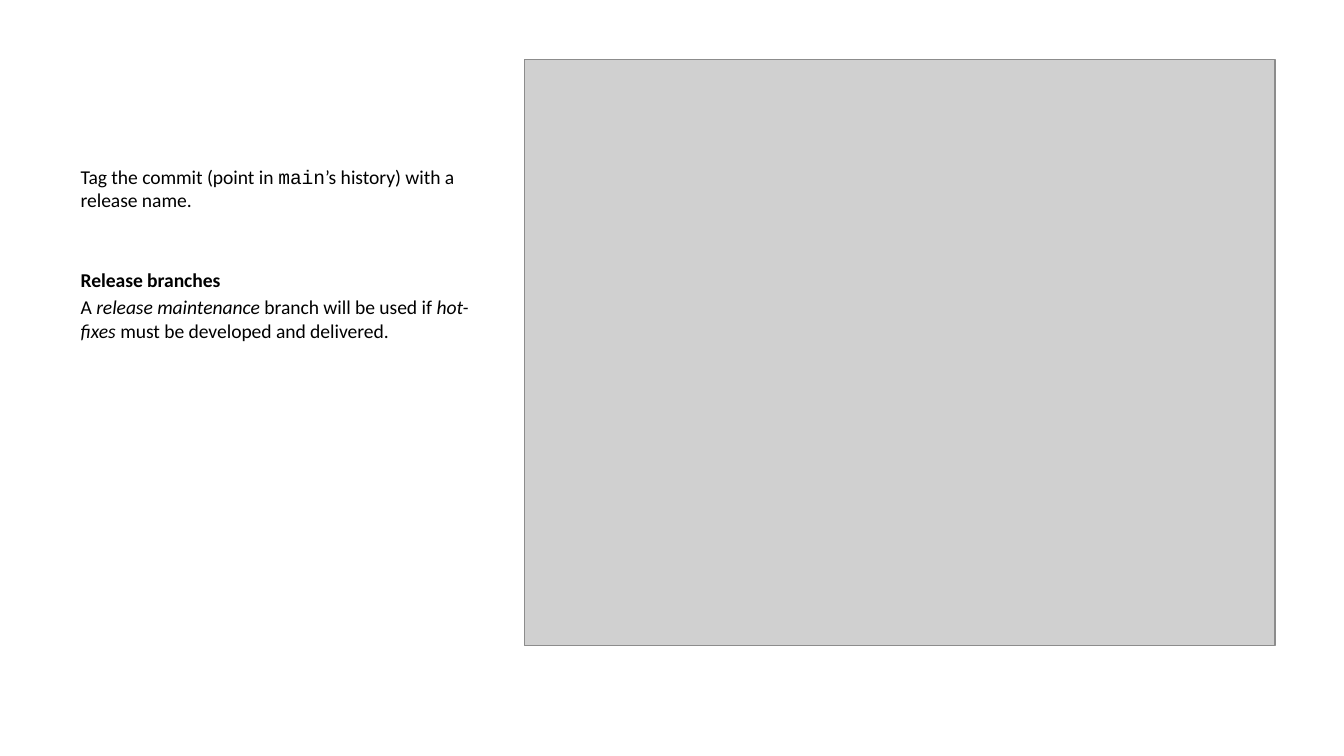
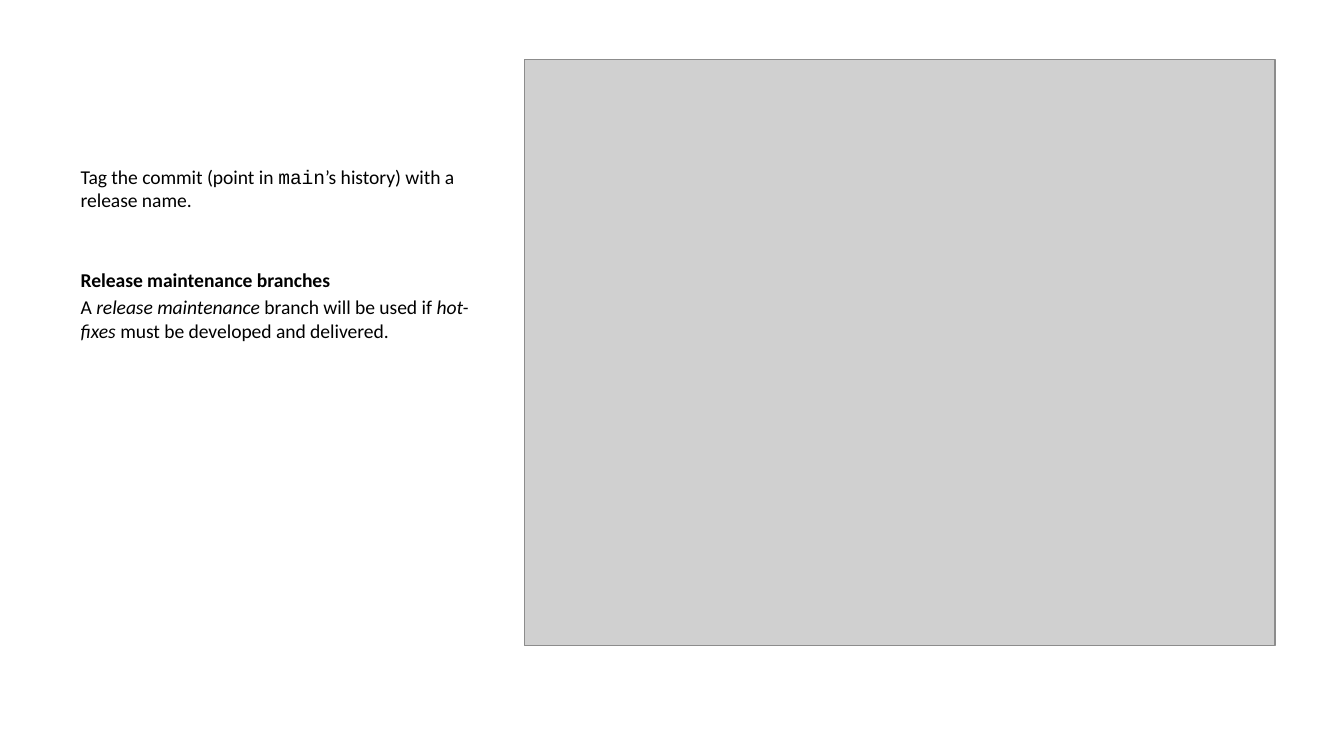
Before and after one commit to ijmitch/ukgse-2024-devops-git, a slide deck: slide 10 of docs/p1.pptx. Drawn at 1344x756 pixels with LibreOffice and Linux fonts; fonts in the diff are those of the drawing; grey boxes stand for pictures. Boxes give left, top, right and bottom in pixels: in the first picture for what was removed or moved away, otherwise in the second. Text is boxed around its words. In the diff, an @@ line names an element or a change of style, - is before the commit and + after.

```diff
--- a/docs/p1.pptx
+++ b/docs/p1.pptx
@@ text at (81, 273, 330, 287): text changed @@
-Release branches
+Release maintenance branches
```
Also in this commit, not shown: 3 other slides changed, 8 slides added, 2 slides removed, 3 other files.
